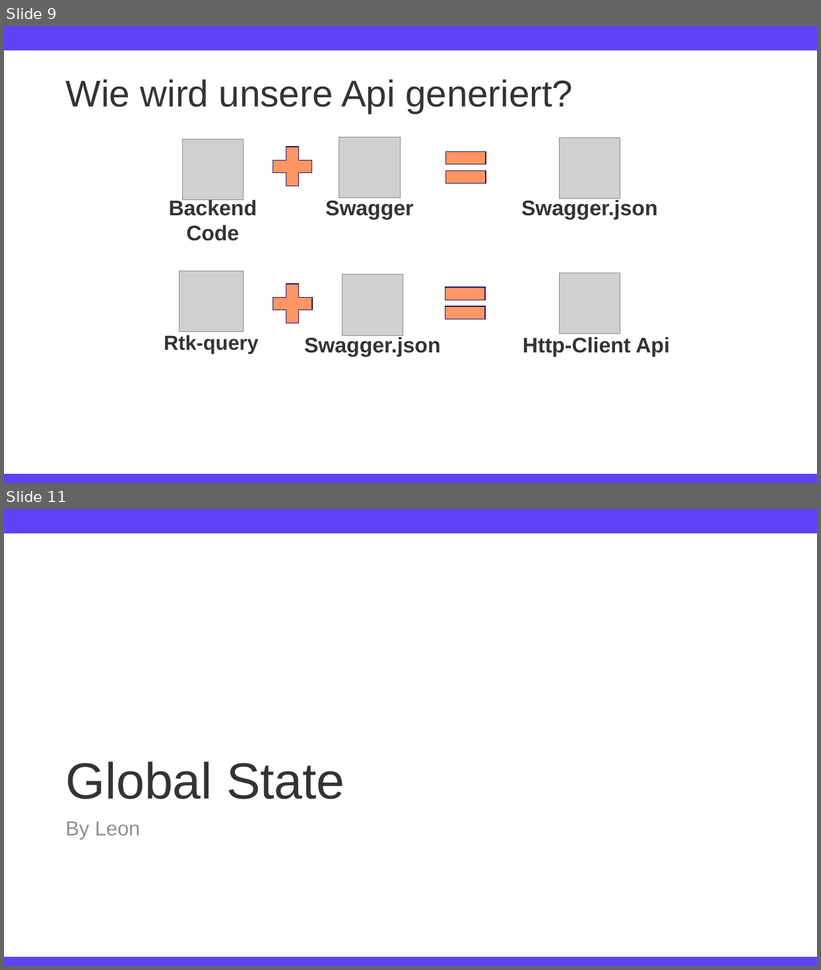
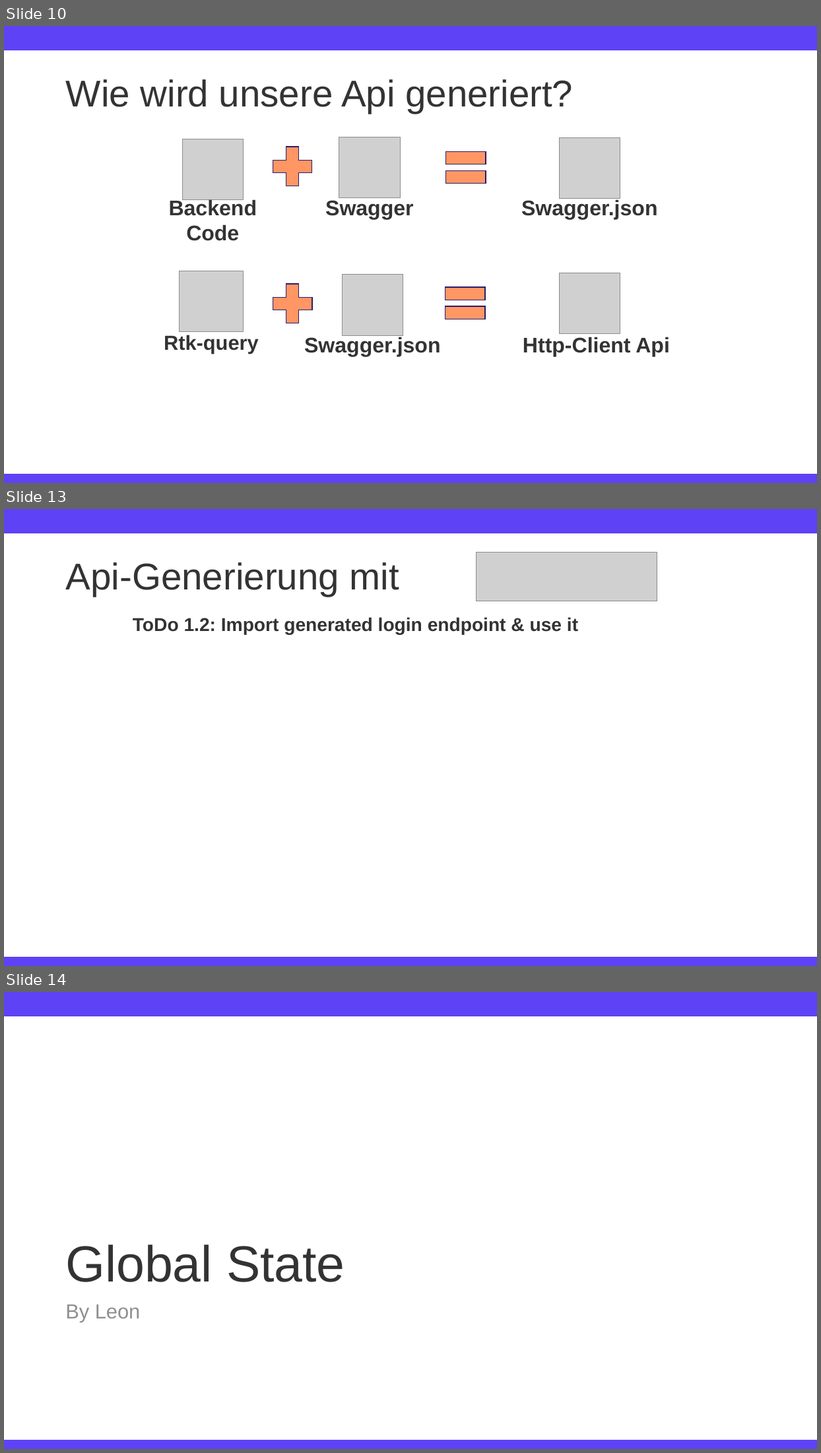
Before and after one commit to TimFehrmannAclue/techlabor_trainings_react_advanced, a slide deck: training_react_advanced.pptx. Shown one above the other, each under a label of ours: slides 9 and 11 before the commit, slides 10, 13 and 14 after it; the slides between them are not shown. The pictures are 821x970 and 821x1453 pixels, drawn with LibreOffice and Linux fonts; fonts in the diff are those of the drawing; grey boxes stand for pictures; background and template pictures are left out. Boxes give left, top, right and bottom in pixels: in the first picture for what was removed or moved away, otherwise in the second. Text is boxed around its words. In the diff, an @@ line names an element or a change of style, - is before the commit and + after.

```diff
--- a/training_react_advanced.pptx
+++ b/training_react_advanced.pptx
@@ slide 13 added at [4, 509, 817, 966], background #FFFFFF; not listed: 2 template elements that a slide beside it also shows @@
@@ title added at [66, 562, 399, 596], 44 pt, text #333333 @@
+Api-Generierung mit
@@ picture added at [476, 553, 657, 601] @@
@@ text added at [133, 617, 578, 635], 22 pt, text #333333, bold @@
+ToDo 1.2: Import generated login endpoint & use it
@@ what was slide 9 is now slide 10 @@
@@ what was slide 11 is now slide 14 @@
```
Also in this commit, not shown: 3 slides changed, 11 other slides added, 2 slides removed, 2 other files.
